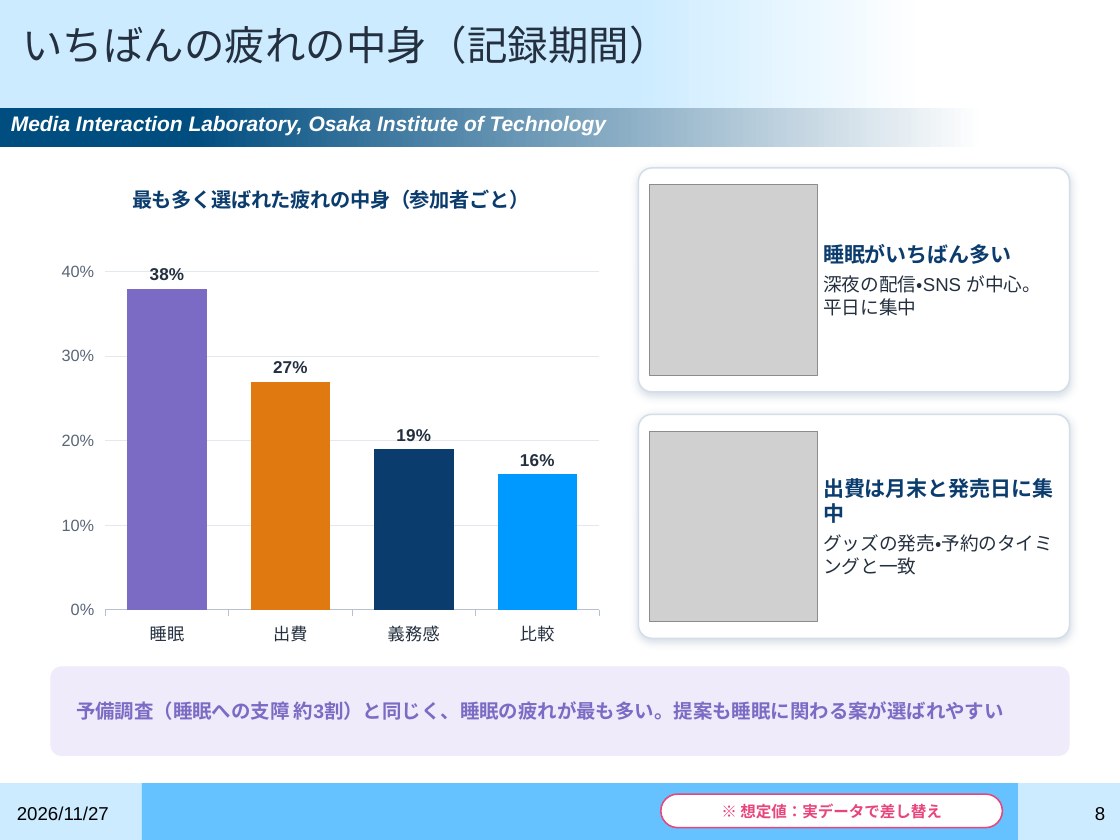
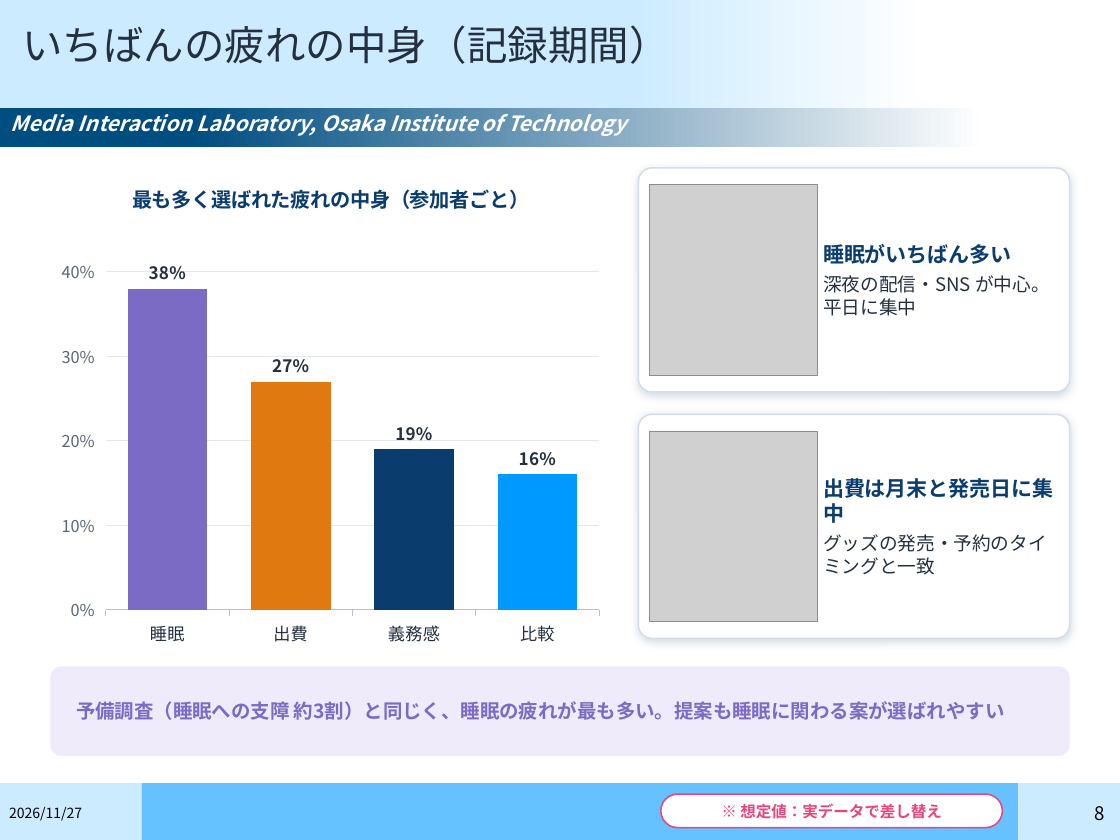
Before and after one commit to gen3121/semonster, a slide deck: slide 8 of research-materials/slides/05_進捗報告③_20261127_本実験の開始.pptx. Drawn at 1120x840 pixels with LibreOffice and Linux fonts; fonts in the diff are those of the drawing; grey boxes stand for pictures; background and template pictures are left out. Boxes give left, top, right and bottom in pixels: in the first picture for what was removed or moved away, otherwise in the second. Text is boxed around its words. In the diff, an @@ line names an element or a change of style, - is before the commit and + after.

```diff
--- a/research-materials/slides/05_進捗報告③_20261127_本実験の開始.pptx
+++ b/research-materials/slides/05_進捗報告③_20261127_本実験の開始.pptx
@@ font Arial to Noto Sans CJK JP in 4 elements at (x1=823, y1=244, x2=1050, y2=316), (x1=823, y1=478, x2=1053, y2=575), (x1=50, y1=666, x2=1070, y2=756), (x1=11, y1=114, x2=626, y2=136) @@
@@ column chart at (x1=50, y1=162, x2=610, y2=655) @@
@@ data labels of Series 1 changed @@
@@ category axis changed @@
@@ value axis changed @@
@@ lettering changed @@
@@ text "2026/11/27" at (x1=9, y1=807, x2=82, y2=821): size 12 to 9 pt, font Arial to Noto Sans CJK JP @@
```
Also in this commit, not shown: 11 other slides changed, 33 other files.
